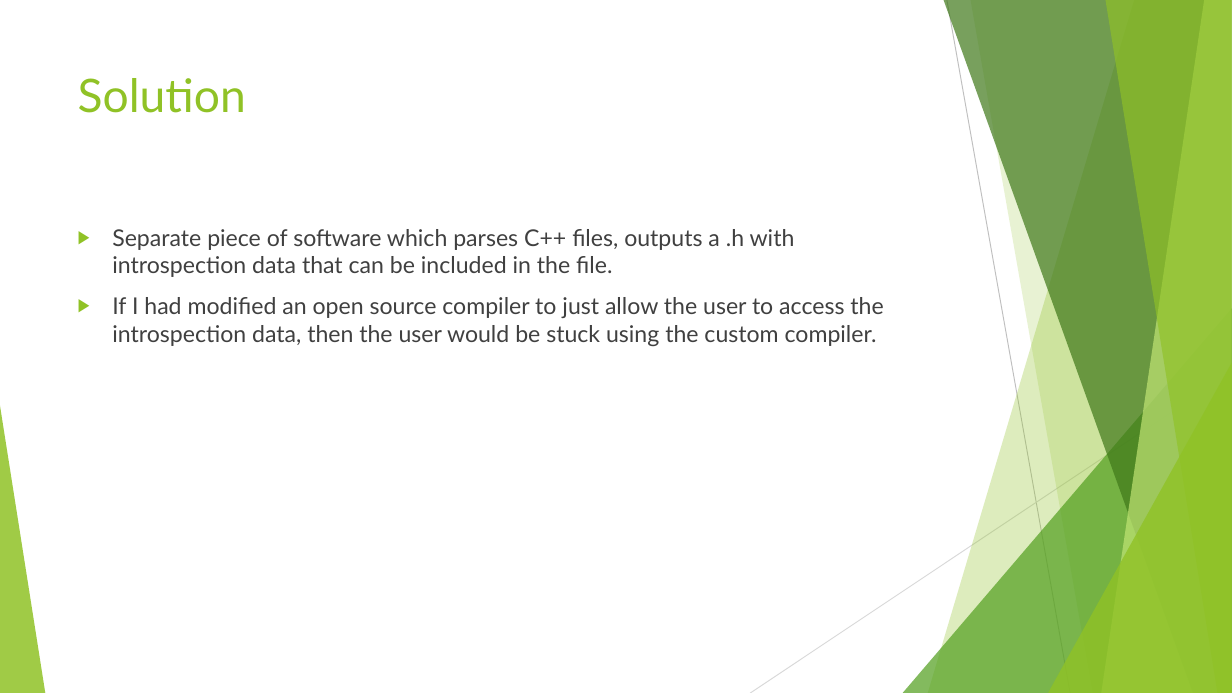
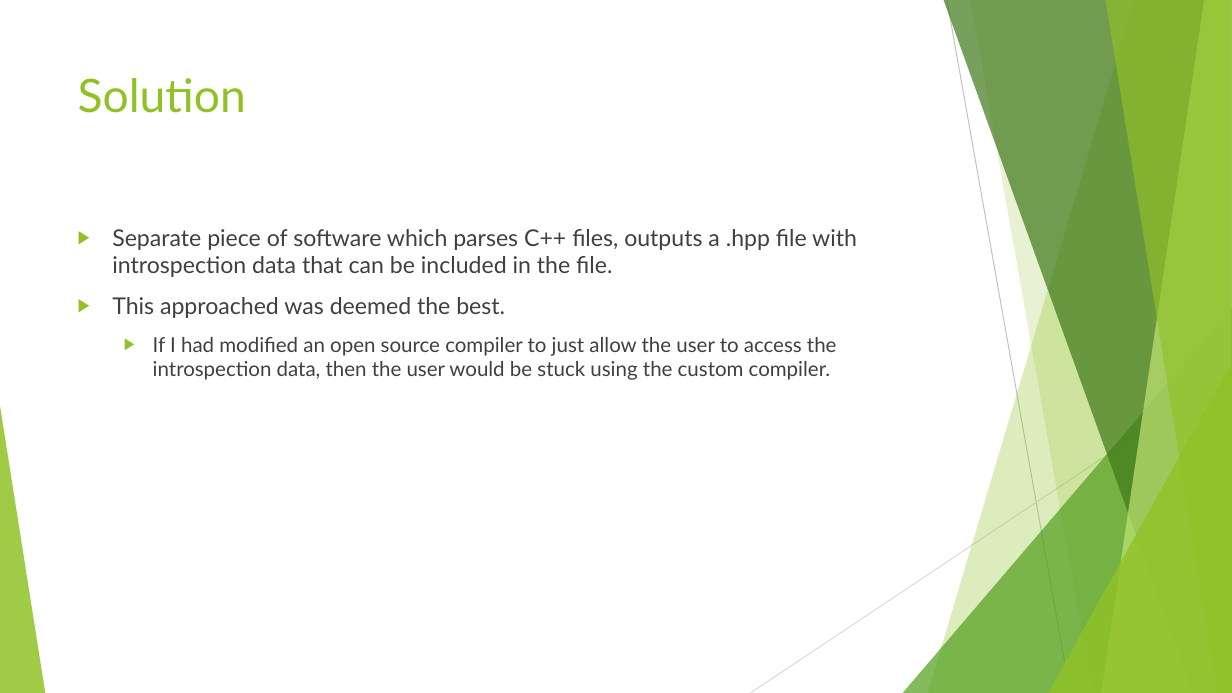
Before and after one commit to CaptainSeagull/Preprocessor-Honours, a slide deck: slide 4 of presentation.pptx (slide 3 before the commit). Drawn at 1232x693 pixels with LibreOffice and Linux fonts; fonts in the diff are those of the drawing. Boxes give left, top, right and bottom in pixels: in the first picture for what was removed or moved away, otherwise in the second. Text is boxed around its words. In the diff, an @@ line names an element or a change of style, - is before the commit and + after.

```diff
--- a/presentation.pptx
+++ b/presentation.pptx
@@ text at (x1=112, y1=229, x2=857, y2=318): text changed @@
-▶ Separate piece of software which parses C++ files, outputs a .h with introspection data that can be included in the file.
+▶ Separate piece of software which parses C++ files, outputs a .hpp file with introspection data that can be included in the file.
+▶ This approached was deemed the best.
@@ text at (x1=153, y1=337, x2=837, y2=380): size 18 to 16 pt in "If I had modified an open source ..."; list level 1 to 2 in "If I had modified an ..." @@
```
Also in this commit, not shown: 4 other slides changed, 1 slide added, 5 slides removed.
